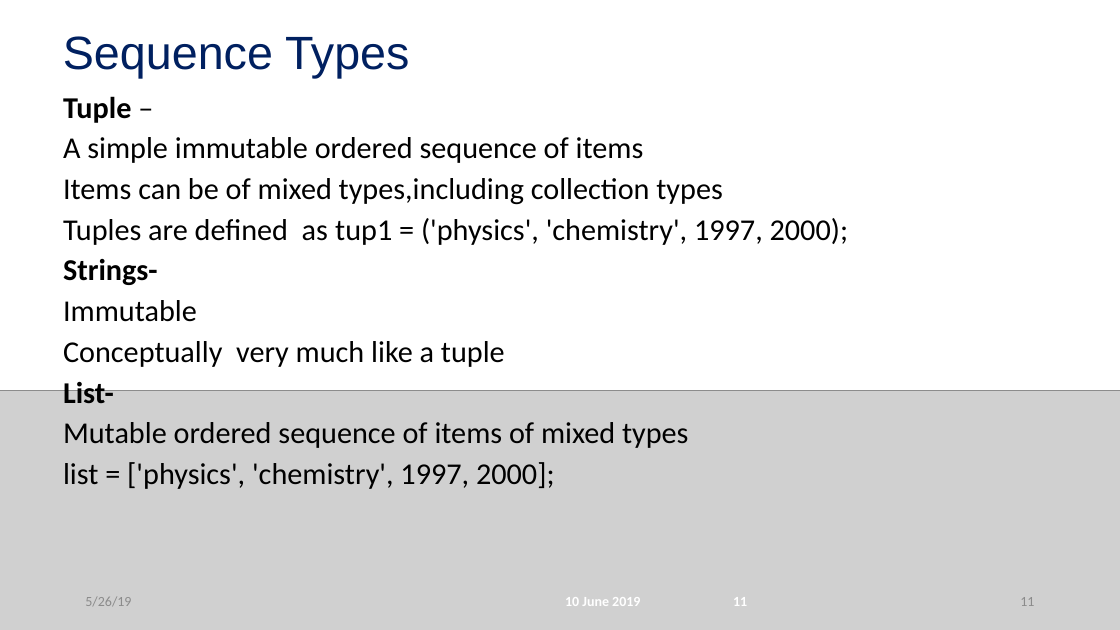
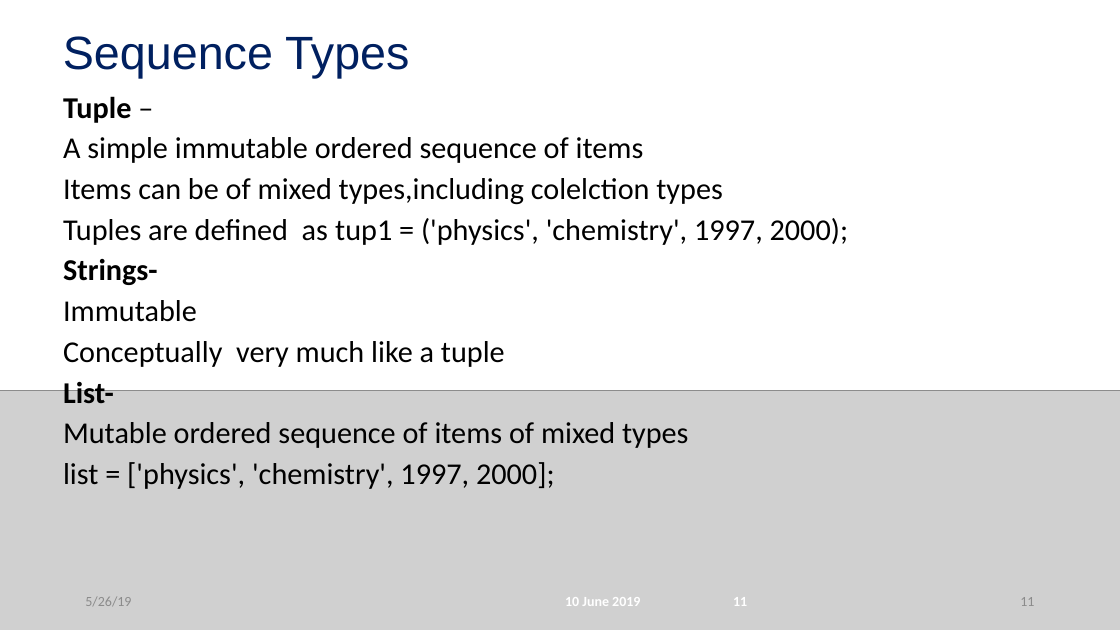
Before and after one commit to Sparkelon/KLMWebSitecode, a slide deck: slide 11 of Python_Latest.pptx. Drawn at 1120x630 pixels with LibreOffice and Linux fonts; fonts in the diff are those of the drawing; grey boxes stand for pictures; background and template pictures are left out. Boxes give left, top, right and bottom in pixels: in the first picture for what was removed or moved away, otherwise in the second. Text is boxed around its words. In the diff, an @@ line names an element or a change of style, - is before the commit and + after.

```diff
--- a/Python_Latest.pptx
+++ b/Python_Latest.pptx
@@ text at (63,178,722,205): text changed @@
-Items can be of mixed types,including collection types
+Items can be of mixed types,including colelction types
```
Also in this commit, not shown: 5 other slides changed, 1 slide removed, 4 other files.
